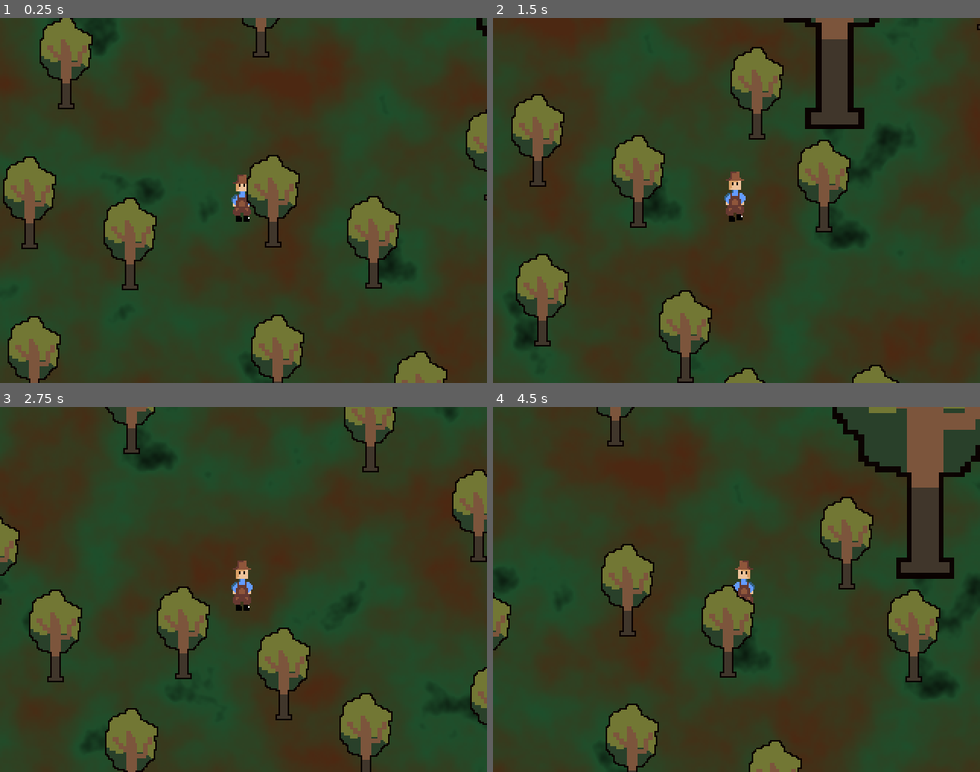
Above: before the commit, frames 1-4 (two rows, left to right).
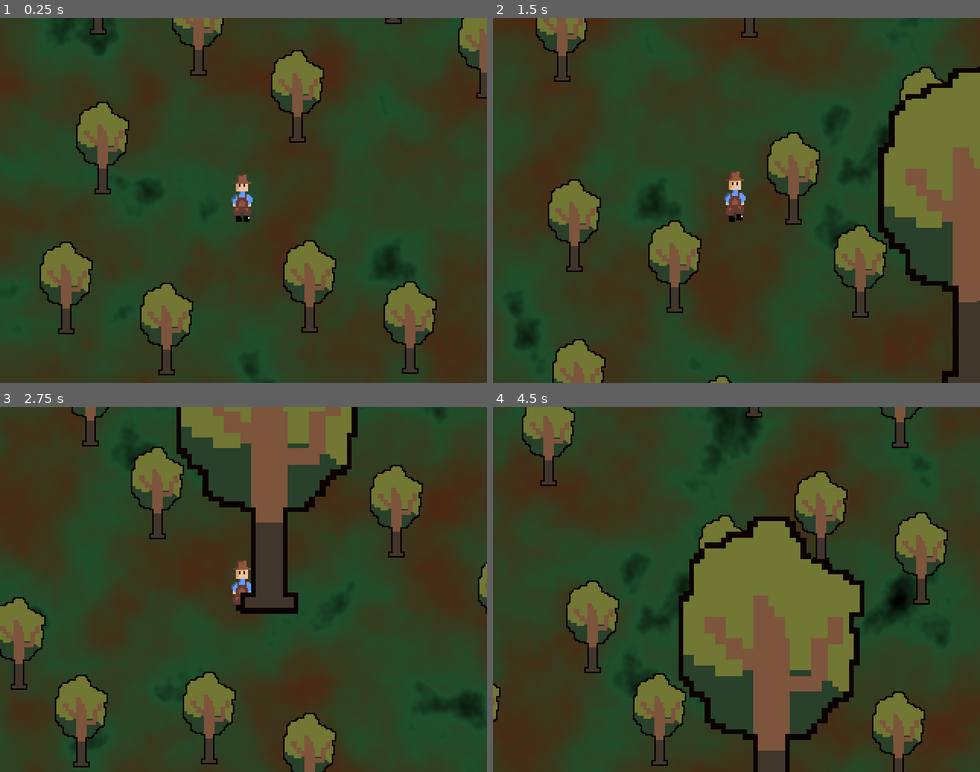
Above: after the commit, the same moments.

Repository: Eren1601/Cyberpunk-Frankenjam
Game: Godot game, scene res://scenes/World.tscn
The game is run twice, just before and just after one commit, with the same random seed, the same clock (stepped at 60 frames per second) and the same inputs.
Inputs:
- Up to frame 1 (0.25 s): no input
- Up to frame 2 (1.5 s): tap Enter at 0.5 s; hold D (move_right) 0.53-1.28 s; hold S (move_down) from 1.28 s (still down)
- Up to frame 3 (2.75 s): release S (move_down) at 2.03 s; hold D (move_right) from 2.03 s (still down)
- Up to frame 4 (4.5 s): release D (move_right) at 2.78 s; hold W (move_up) 2.78-3.53 s; hold A (move_left) from 3.53 s (still down); tap Tab (show_map) at 4.15 s

The runs differ from the first frame. In frame 1, 21% of the frame differs, in the area x 0-100%, y 0-100%; in frame 2, 28%; in frame 3, 25%; in frame 4, 43%.

Commit message:
overlay v1
you can finally see something!

Diff:
--- a/scenes/Tree.tscn
+++ b/scenes/Tree.tscn
@@ -13,7 +13,7 @@
 script = ExtResource("1_2cic4")
 
 [node name="Sprite2D" type="Sprite2D" parent="."]
-position = Vector2(-24, -65)
+position = Vector2(0, -9)
 texture = ExtResource("2_omb14")
 offset = Vector2(1, -20)
 
--- a/scenes/World.tscn
+++ b/scenes/World.tscn
@@ -139,7 +139,7 @@
 
 [node name="Tree54" parent="Forest Layer/Trees" instance=ExtResource("1_hlk0d")]
 z_index = 2
-position = Vector2(-6, 46.00001)
+position = Vector2(7.6293945e-06, 23.000015)
 scale = Vector2(3.5, 3.5)
 _node_id = 54
 
@@ -172,7 +172,7 @@
 _node_id = 10
 
 [node name="Tree11" parent="Forest Layer/Trees" instance=ExtResource("1_hlk0d")]
-position = Vector2(-79, -178)
+position = Vector2(-29, -125)
 _node_id = 11
 
 [node name="Tree12" parent="Forest Layer/Trees" instance=ExtResource("1_hlk0d")]
@@ -285,17 +285,11 @@
 
 [node name="RootGraph" type="Node" parent="."]
 script = ExtResource("3_b3faq")
+min_connect_radius = 150.0
+max_connect_radius = 175.0
 
 [node name="EnemySpawner" type="Node" parent="."]
 script = ExtResource("4_ygioq")
-
-[node name="RootOverlay" type="Control" parent="."]
-layout_mode = 3
-anchors_preset = 0
-offset_right = 40.0
-offset_bottom = 40.0
-script = ExtResource("5_pdh0q")
-graph_path = NodePath("../RootGraph")
 
 [node name="GameState" type="Node" parent="."]
 script = ExtResource("6_h1bdy")
@@ -308,3 +302,21 @@
 
 [node name="CollisionPolygon2D" type="CollisionPolygon2D" parent="Collision/StaticBody2D"]
 polygon = PackedVector2Array(-479, -359, 481, -357, 479, 359, -485, 357, -480, -339, -533, -118, -559, 328, -474, 468, 162, 465, 629, 460, 591, -301, 434, -431, -26, -469, -553, -412, -481, -340)
+
+[node name="CanvasLayer" type="CanvasLayer" parent="."]
+
+[node name="RootOverlay" type="Control" parent="CanvasLayer"]
+layout_mode = 3
+anchor_left = 0.05
+anchor_top = 0.081
+anchor_right = 0.96000004
+anchor_bottom = 0.88600004
+offset_left = -6.0
+offset_top = -6.4400005
+offset_right = 2.7999878
+offset_bottom = 3.3599854
+grow_horizontal = 2
+grow_vertical = 2
+script = ExtResource("5_pdh0q")
+graph_path = NodePath("../RootGraph")
+metadata/_edit_use_anchors_ = true
--- a/scripts/root_graph.gd
+++ b/scripts/root_graph.gd
@@ -3,6 +3,10 @@
 
 class_name RootGraph
 extends Node
+
+@export_group("Automated Connection Parameters")
+@export var min_connect_radius := 200.0
+@export var max_connect_radius := 300.0
 
 class RootNode:
 	var id: int
@@ -136,13 +140,15 @@
 	if trees_root:
 		var id_counter := 1
 		for t in trees_root.get_children():
-			if t.has_method("get_node_id"):
-				var tid: int = 0
-				tid = int(t.call("get_node_id"))
+			if "node_id" in t:
+				var tid: int = int(t.node_id)
 				add_node(tid, (t as Node2D).global_position)
 				id_counter = max(id_counter, tid + 1)
-		auto_connect_by_radius(100.0, 120.0, 12345, -1, true)
-
+			else:
+				printerr("Tree has no node_ID")
+		auto_connect_by_radius(min_connect_radius, max_connect_radius, 12345, -1, true)
+	else:
+		printerr("no Trees Node found")
 func _has_edge(a_id: int, b_id: int) -> bool:
 	for e in edges:
 		if (e.a_id == a_id and e.b_id == b_id) or (e.a_id == b_id and e.b_id == a_id):
@@ -161,6 +167,7 @@
 	# Then connect all node pairs whose distance <= min(r_i, r_j),
 	# respecting optional max_degree per node. Edge cost = distance or 1.0.
 	if nodes.size() < 2:
+		printerr("less than 2 Nodes")
 		return
 	var rng := RandomNumberGenerator.new()
 	rng.seed = seed
@@ -188,6 +195,7 @@
 						continue
 					var cost: float = (d if use_distance_cost else 1.0)
 					add_edge(a_id, b_id, cost)
+					print_debug("a_id: ", a_id , " b_id: ", b_id, " cost: ", cost)
 
 	# Emit once at end to avoid repeated redraws if you prefer. Here add_edge already emits.
 	emit_signal("graph_changed")
--- a/scripts/root_overlay.gd
+++ b/scripts/root_overlay.gd
@@ -15,15 +15,23 @@
 
 func _ready() -> void:
 	graph = get_node_or_null(graph_path)
+	if graph == null:
+		graph = get_tree().get_root().find_child("RootGraph", true, false)
+
 	if graph:
 		graph.connect("graph_changed", Callable(self, "_on_graph_changed"))
 		_on_graph_changed()
+	else:
+		printerr("RootOverlay: RootGraph not found. Set graph_path or name the node 'RootGraph'.")
+
+	# Optional: start visible for debugging if you haven't set the Input Map yet
+	visible = true
 
 # Called whenever the graph changes (e.g. new nodes, edges, chopped trees)
 func _on_graph_changed() -> void:
 	if graph and graph.has_method("get_world_bounds"):
 		world_rect = graph.call("get_world_bounds")
-	_draw()
+	queue_redraw()
 
 # Converts world position to overlay position
 func _world_to_ui(p: Vector2) -> Vector2:
@@ -36,6 +44,13 @@
 # ----------------------------------------------------------
 # DRAWING
 # ----------------------------------------------------------
+func _process(delta: float) -> void:
+	# Toggle logic; comment out if you want it always on
+	if InputMap.has_action("show_map"):
+		visible = Input.is_action_pressed("show_map")
+	# Animate curves (wobble): redraw when visible
+	if visible:
+		queue_redraw()
 
 func _draw() -> void:
 	if graph == null:
--- a/scripts/tree.gd
+++ b/scripts/tree.gd
@@ -1,5 +1,5 @@
 extends Node2D
-
+@export var is_spawner: bool = false
 @export var _node_id: int = 0
 var node_id: int:
 	get: return _node_id
